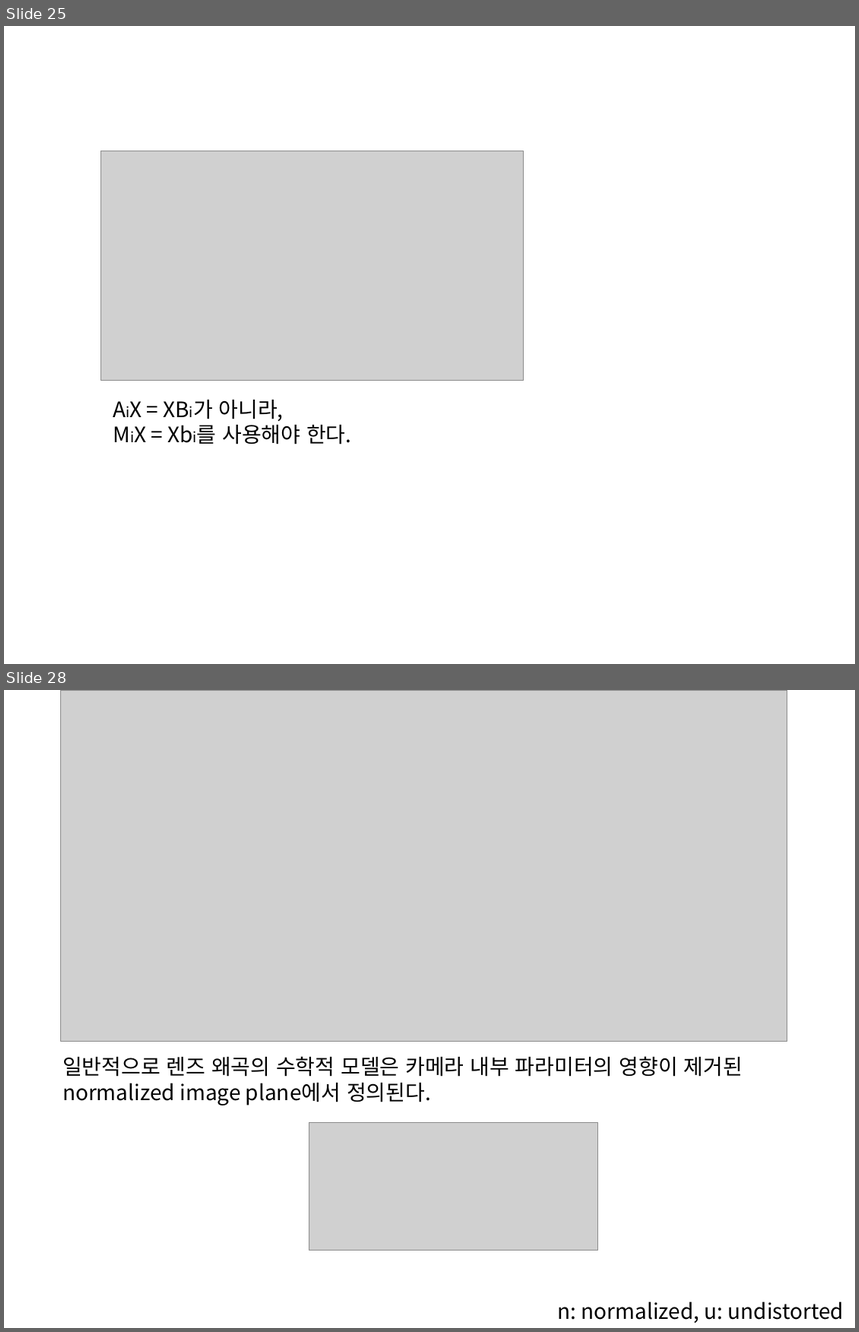
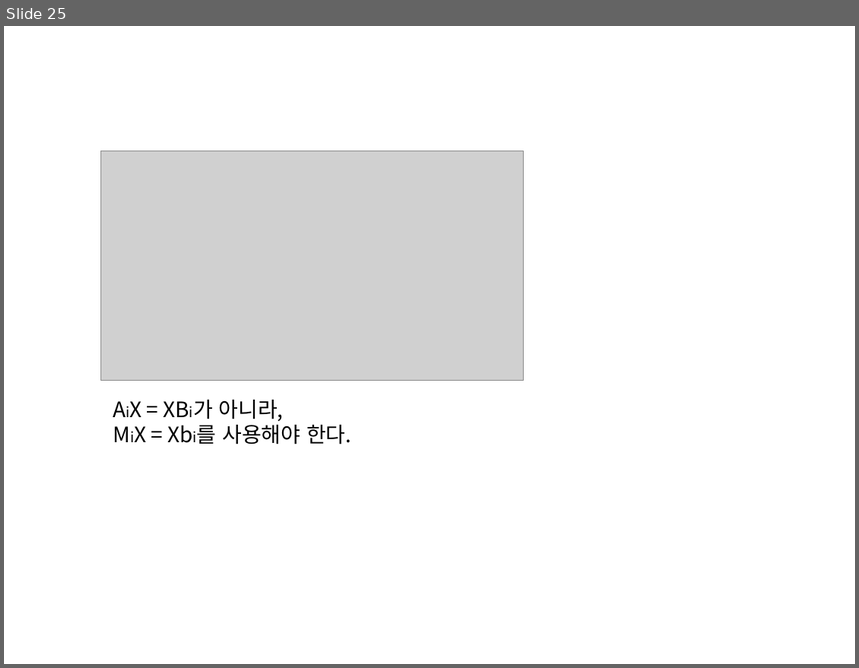
Before and after one commit to ssh6189/2020.11.20, a slide deck: 2020년 11월 20일 발표.pptx. Shown one above the other, each under a label of ours: slides 25 and 28 before the commit, slide 25 after it; the slides between them are not shown. The pictures are 859x1332 and 859x668 pixels, drawn with LibreOffice and Linux fonts; fonts in the diff are those of the drawing; grey boxes stand for pictures. Boxes give left, top, right and bottom in pixels: in the first picture for what was removed or moved away, otherwise in the second. Text is boxed around its words. In the diff, an @@ line names an element or a change of style, - is before the commit and + after.

```diff
--- a/2020년 11월 20일 발표.pptx
+++ b/2020년 11월 20일 발표.pptx
@@ slide 28 removed at <box>4,690,855,1328</box>, background #FFFFFF @@
@@ picture removed at <box>61,690,788,1042</box> @@
@@ text removed at <box>63,1056,743,1106</box> @@
-일반적으로 렌즈 왜곡의 수학적 모델은 카메라 내부 파라미터의 영향이 제거된 normalized image plane에서 정의된다.
@@ picture removed at <box>309,1123,598,1251</box> @@
@@ text removed at <box>557,1302,845,1323</box> @@
-n: normalized, u: undistorted
```
Also in this commit, not shown: 1 slide changed, 3 other slides removed.
